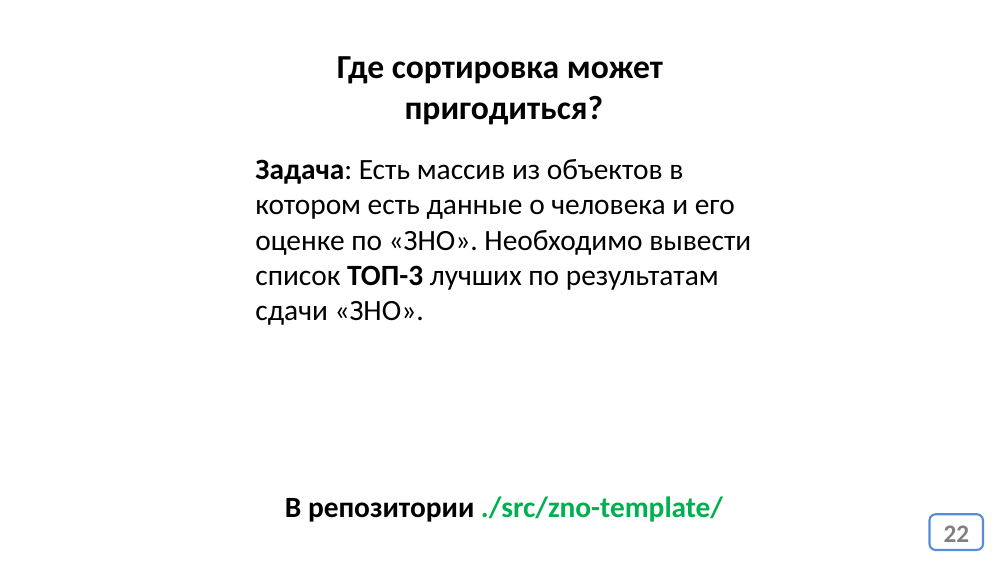
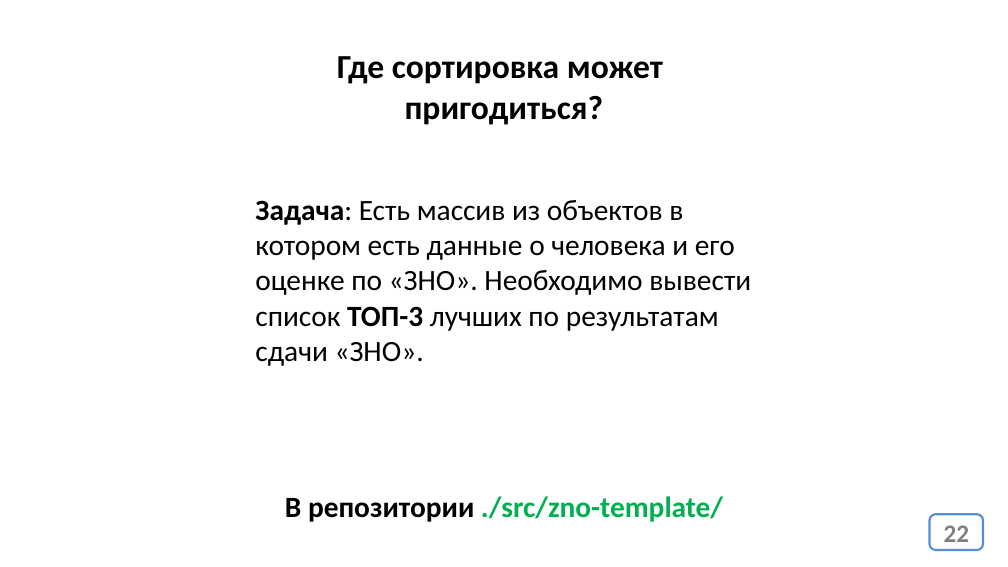
Before and after one commit to js-11-ort-dnipro/lesson03, a slide deck: slide 22 of lesson03.pptx. Drawn at 1008x567 pixels with LibreOffice and Linux fonts; fonts in the diff are those of the drawing. Boxes give left, top, right and bottom in pixels: in the first picture for what was removed or moved away, otherwise in the second. Text is boxed around its words. In the diff, an @@ line names an element or a change of style, - is before the commit and + after.

```diff
--- a/lesson03.pptx
+++ b/lesson03.pptx
@@ text "Задача: Есть массив из объектов ...": place and size @@
-text "Задача: Есть массив из объектов ..." at (255,159,751,325)
+text "Задача: Есть массив из объектов ..." at (255,200,751,366)
```
Also in this commit, not shown: 1 other slide changed, 1 other file.
